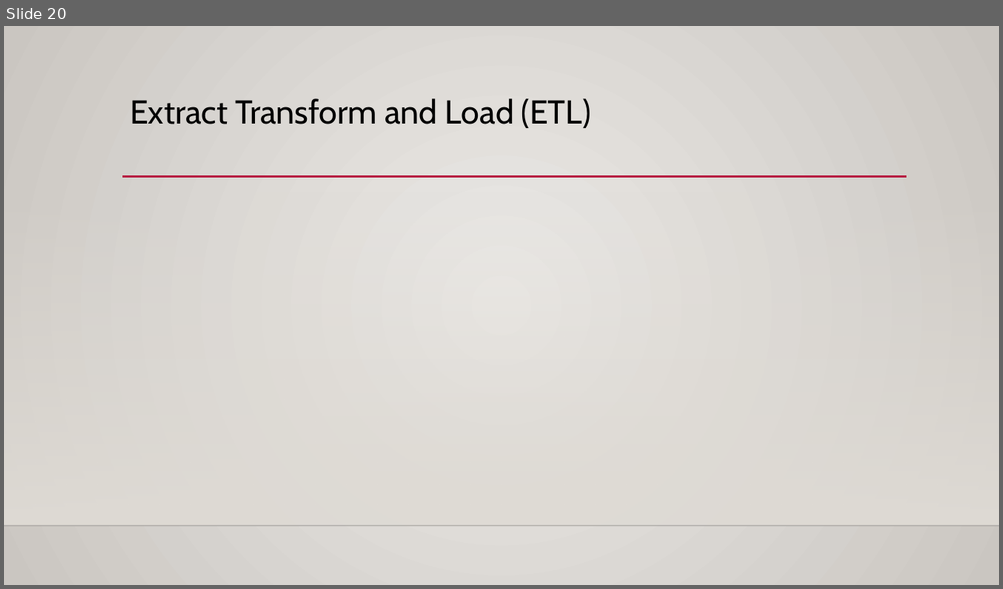
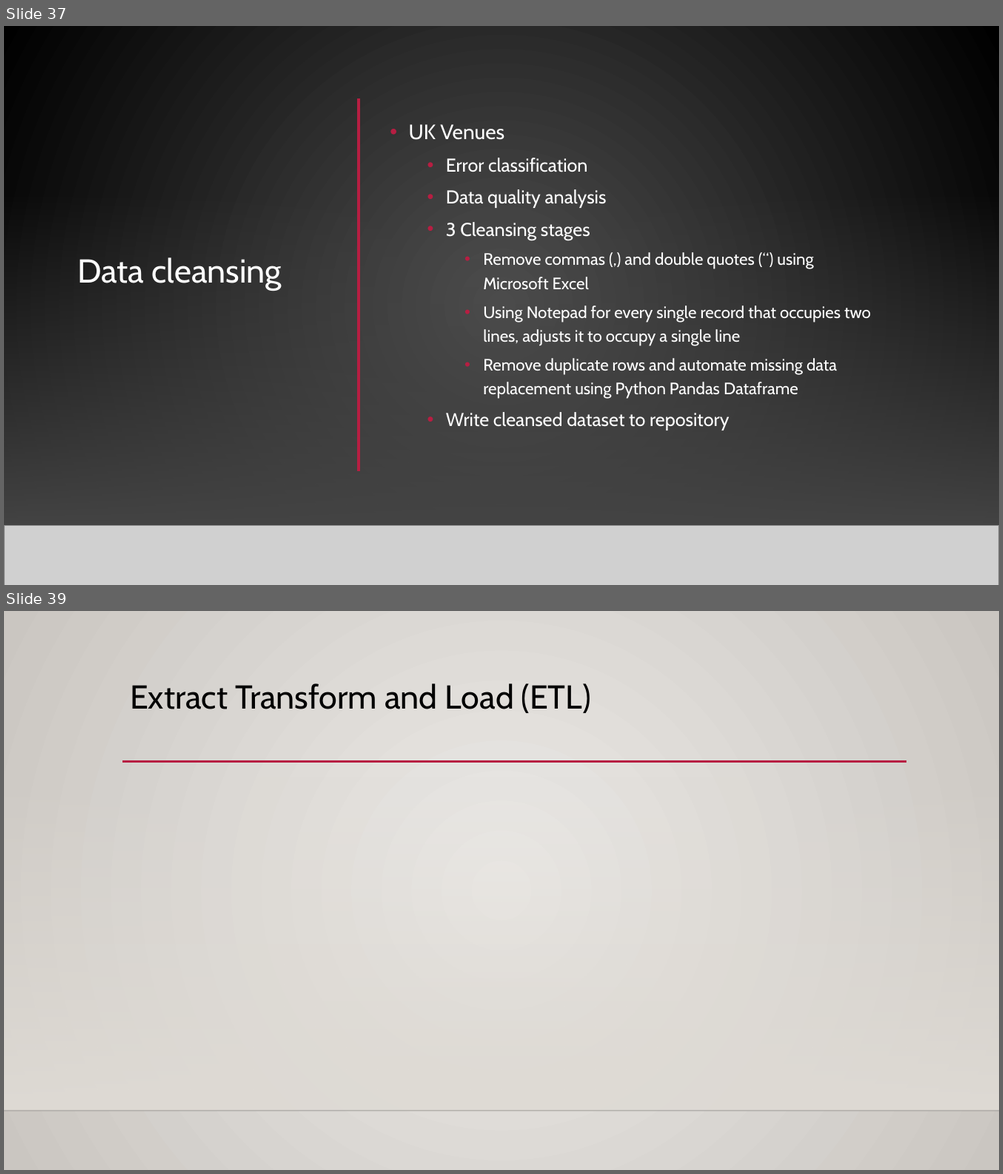
Before and after one commit to mahyarshu/Gigalytics, a slide deck: documents/Presentation/Innovators.pptx. Shown one above the other, each under a label of ours: slide 20 before the commit, slides 37 and 39 after it; the slides between them are not shown. The pictures are 1003x589 and 1003x1174 pixels, drawn with LibreOffice and Linux fonts; fonts in the diff are those of the drawing; grey boxes stand for pictures; background and template pictures are left out. Boxes give left, top, right and bottom in pixels: in the first picture for what was removed or moved away, otherwise in the second. Text is boxed around its words. In the diff, an @@ line names an element or a change of style, - is before the commit and + after.

```diff
--- a/documents/Presentation/Innovators.pptx
+++ b/documents/Presentation/Innovators.pptx
@@ slide 37 added at [4,26,999,585], background gradient #505050 to #000000; not listed: 2 template elements that a slide beside it also shows @@
@@ rectangle added at [4,26,999,585], fill gradient #505050 to #000000 @@
@@ line added from (358, 99) to (358, 471), #B71E42 2.5 pt @@
@@ text added at [409,124,871,431], 16 pt, text #FFFFFF @@
+• UK Venues
+  • Error classification
+  • Data quality analysis
+  • 3 Cleansing stages
+    • Remove commas (,) and double quotes (“) using Microsoft Excel
+    • Using Notepad for every single record that occupies two lines, adjusts it to occupy a single line
+    • Remove duplicate rows and automate missing data replacement using Python Pandas Dataframe
+  • Write cleansed dataset to repository
@@ rectangle added at [4,191,999,526], fill gradient #454545 @@
@@ rectangle added at [4,191,999,526], fill gradient #454545 @@
@@ title added at [78,258,282,290], 32 pt, text #FFFFFF @@
+Data cleansing
@@ picture added at [4,526,999,585] @@
@@ what was slide 20 is now slide 39 @@
```
Also in this commit, not shown: 4 slides changed, 19 other slides added, 1 slide removed.
